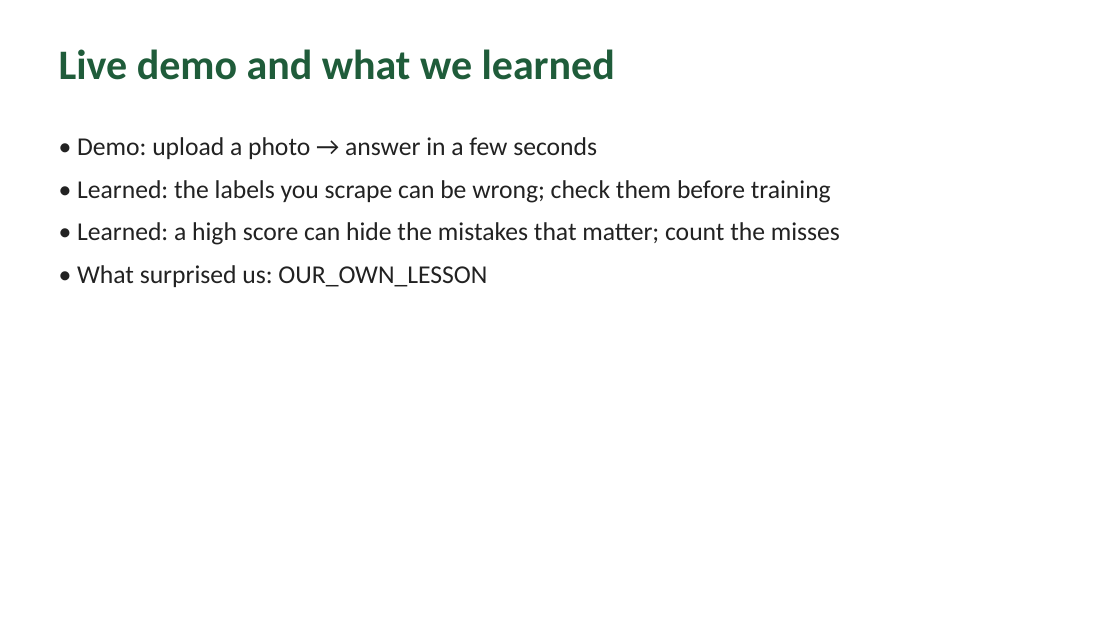
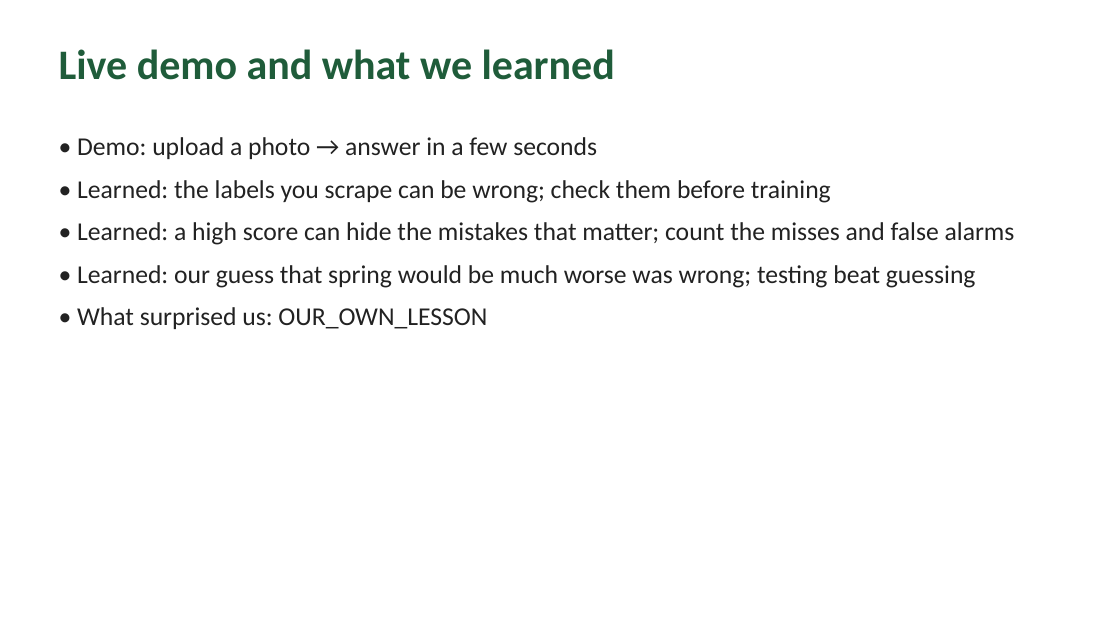
Before and after one commit to tarnoklili/knotweed-checker, a slide deck: slide 8 of slides.pptx. Drawn at 1120x630 pixels with LibreOffice and Linux fonts; fonts in the diff are those of the drawing. Boxes give left, top, right and bottom in pixels: in the first picture for what was removed or moved away, otherwise in the second. Text is boxed around its words. In the diff, an @@ line names an element or a change of style, - is before the commit and + after.

```diff
--- a/slides.pptx
+++ b/slides.pptx
@@ text at box(77, 222, 1015, 288): text changed @@
-• Learned: a high score can hide the mistakes that matter; count the misses
+• Learned: a high score can hide the mistakes that matter; count the misses and false alarms
+• Learned: our guess that spring would be much worse was wrong; testing beat guessing
```
Also in this commit, not shown: 3 other slides changed, 9 other files.
